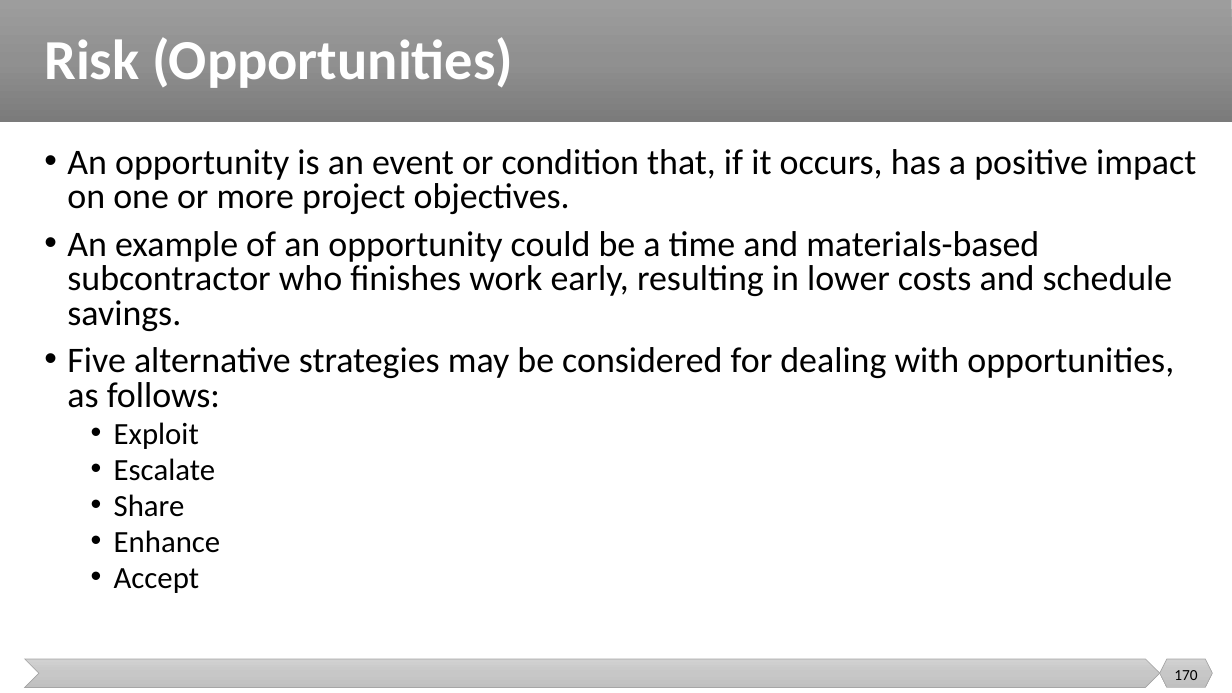
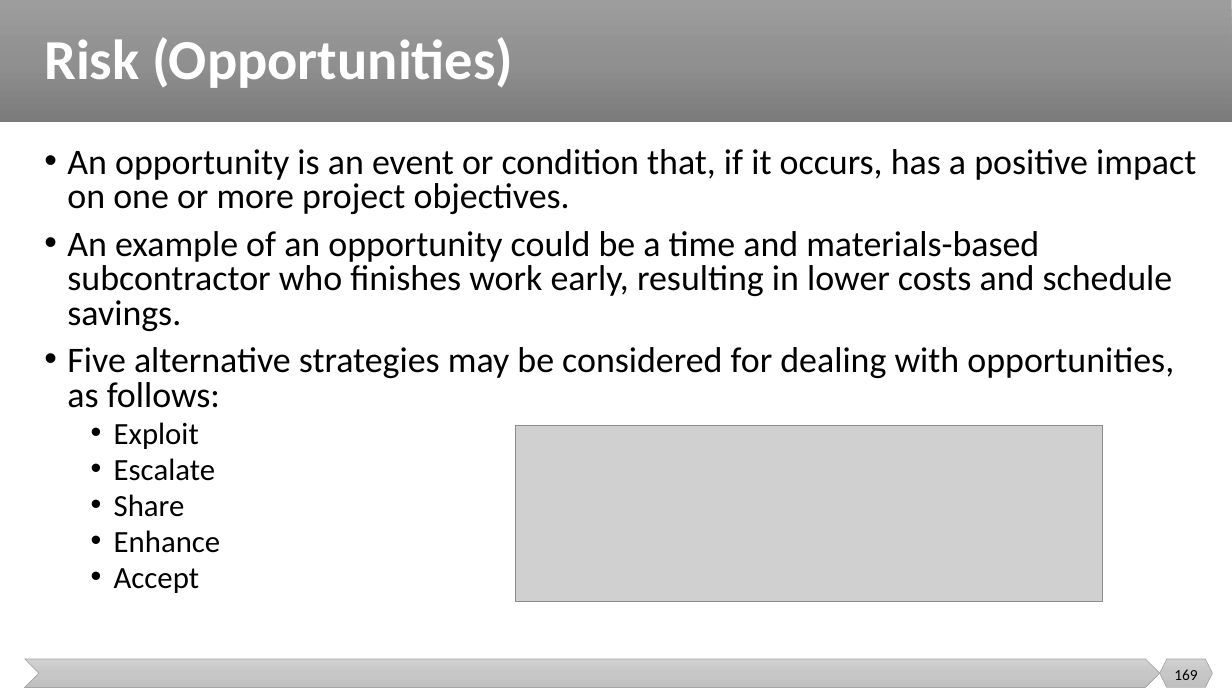
Before and after one commit to malenezi/malenezi, a slide deck: slide 169 of SE423/Lectures/1-Introduction/Project Performance Domains.pptx (slide 170 before the commit). Drawn at 1232x693 pixels with LibreOffice and Linux fonts; fonts in the diff are those of the drawing; grey boxes stand for pictures. Boxes give left, top, right and bottom in pixels: in the first picture for what was removed or moved away, otherwise in the second. Text is boxed around its words. In the diff, an @@ line names an element or a change of style, - is before the commit and + after.

```diff
--- a/SE423/Lectures/1-Introduction/Project Performance Domains.pptx
+++ b/SE423/Lectures/1-Introduction/Project Performance Domains.pptx
@@ picture added at (516,425,1103,602) @@
@@ page number at (1174,669,1197,680): text changed @@
-170
+169
```
Also in this commit, not shown: 9 other slides changed, 1 slide removed.
